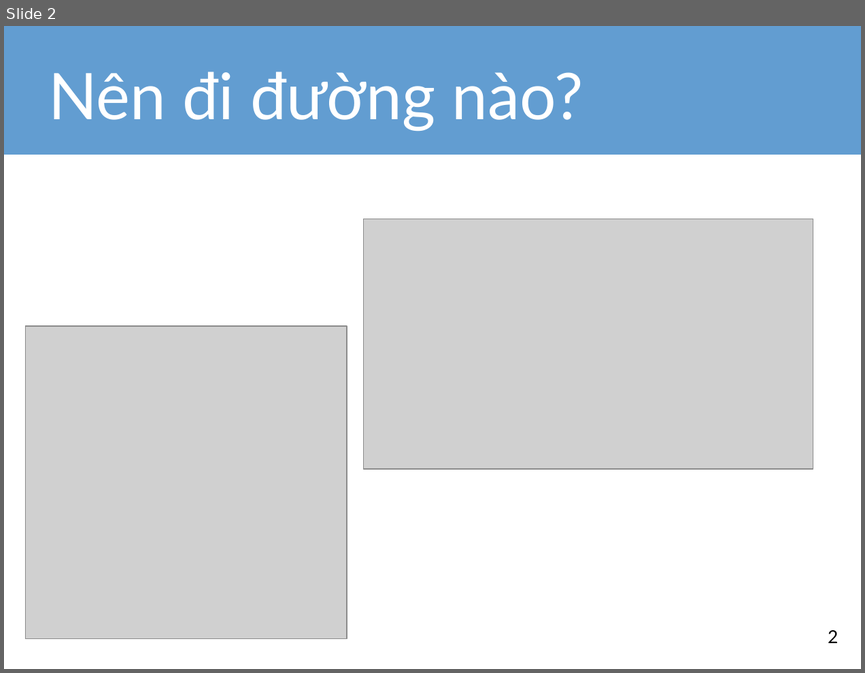
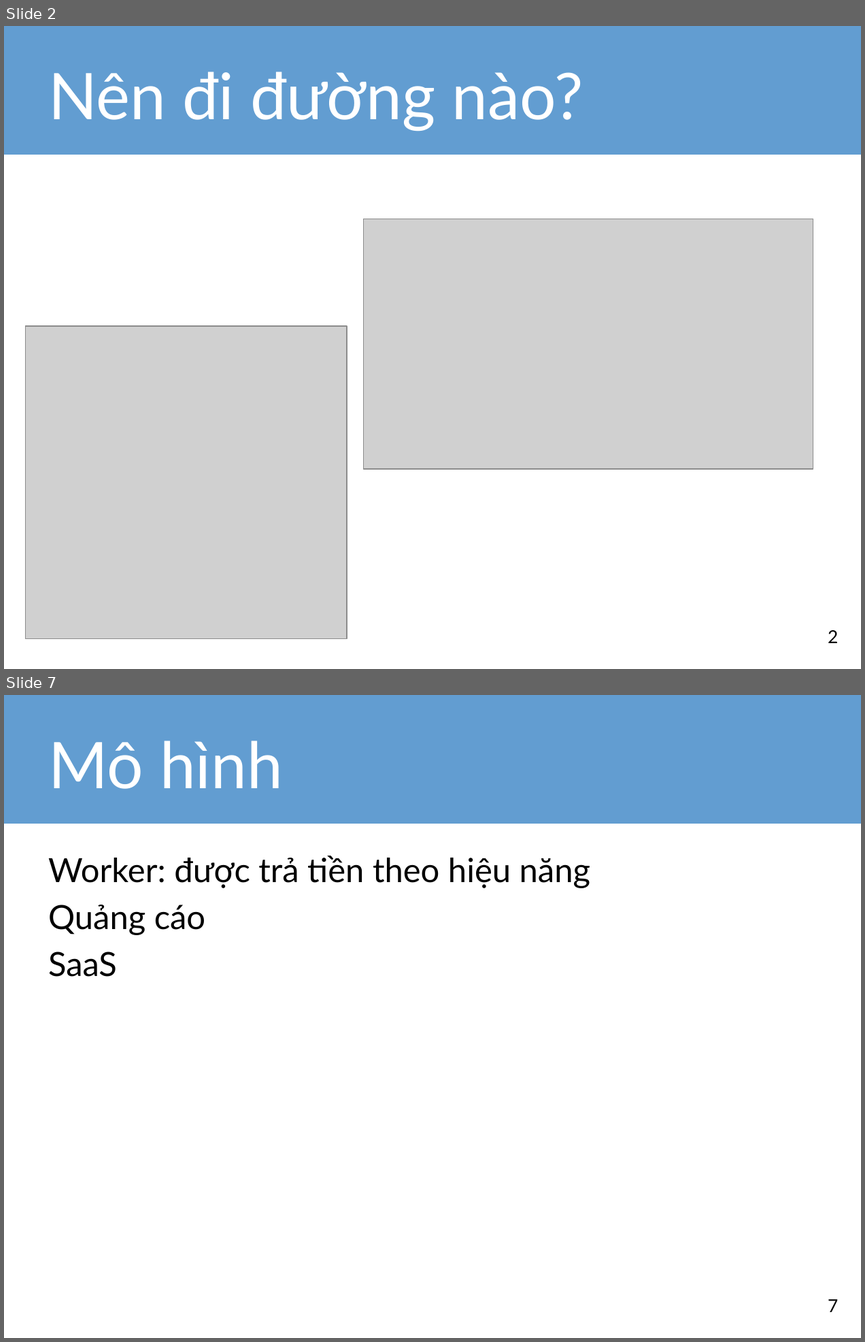
Before and after one commit to tdquang7/pota-hack-livetraffice, a slide deck: m2WorkHackathon-LiveTrafficUpdate.pptx. Shown one above the other, each under a label of ours: slide 2 before the commit, slides 2 and 7 after it; the slides between them are not shown. The pictures are 865x673 and 865x1342 pixels, drawn with LibreOffice and Linux fonts; fonts in the diff are those of the drawing; grey boxes stand for pictures. Boxes give left, top, right and bottom in pixels: in the first picture for what was removed or moved away, otherwise in the second. Text is boxed around its words. In the diff, an @@ line names an element or a change of style, - is before the commit and + after.

```diff
--- a/m2WorkHackathon-LiveTrafficUpdate.pptx
+++ b/m2WorkHackathon-LiveTrafficUpdate.pptx
@@ slide 7 added at box(4, 695, 861, 1338), background #FFFFFF; not listed: 1 template element that a slide beside it also shows @@
@@ title added at box(48, 741, 283, 789), 54 pt, text #FFFFFF @@
+Mô hình
@@ text added at box(48, 855, 590, 977), 28 pt, text #000000 @@
+Worker: được trả tiền theo hiệu năng
+Quảng cáo
+SaaS
@@ page number added at box(827, 1299, 838, 1312), 15 pt, text #000000 @@
+7
```
Also in this commit, not shown: 3 slides changed, 1 other slide added, 21 other files.
